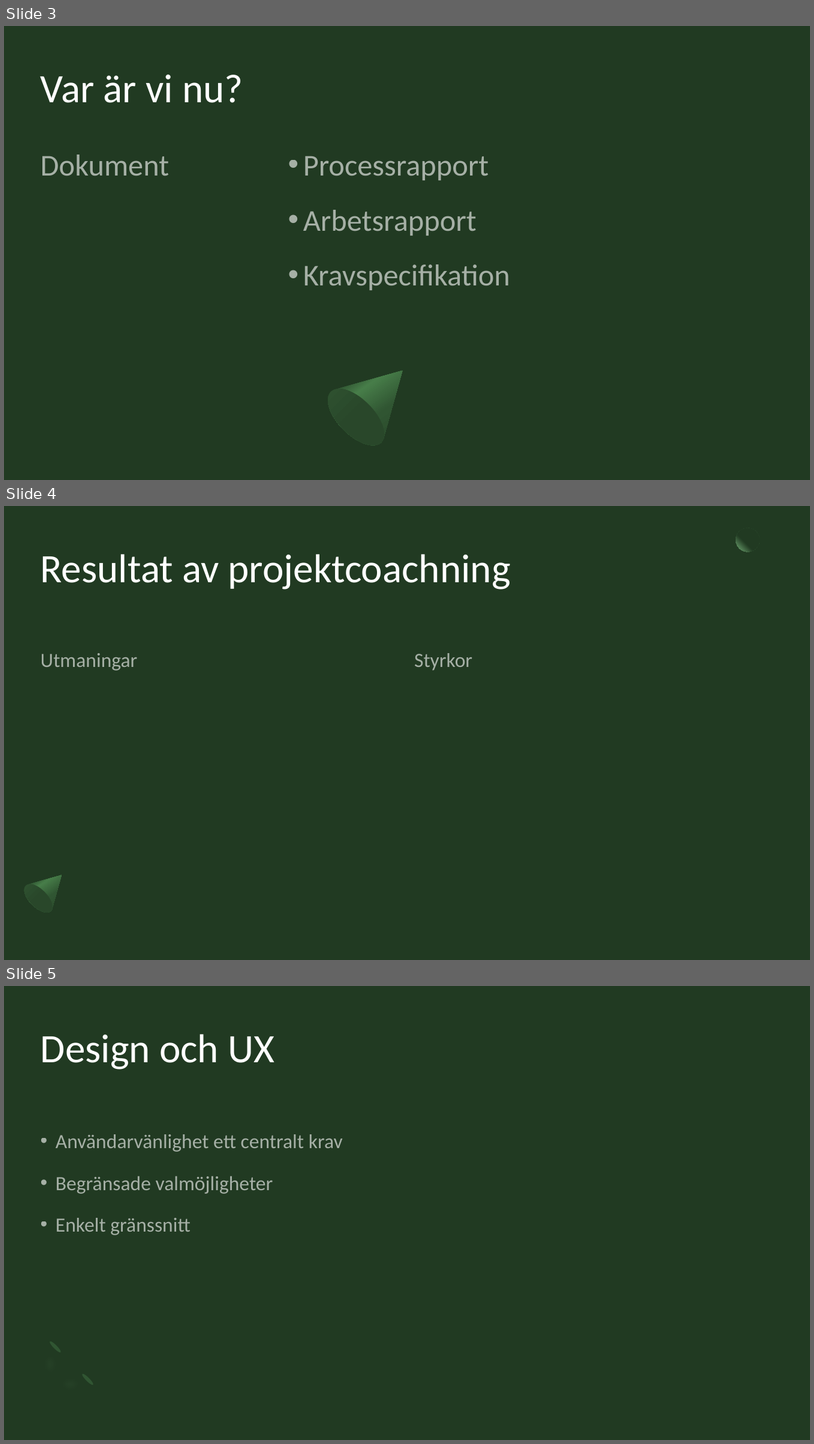
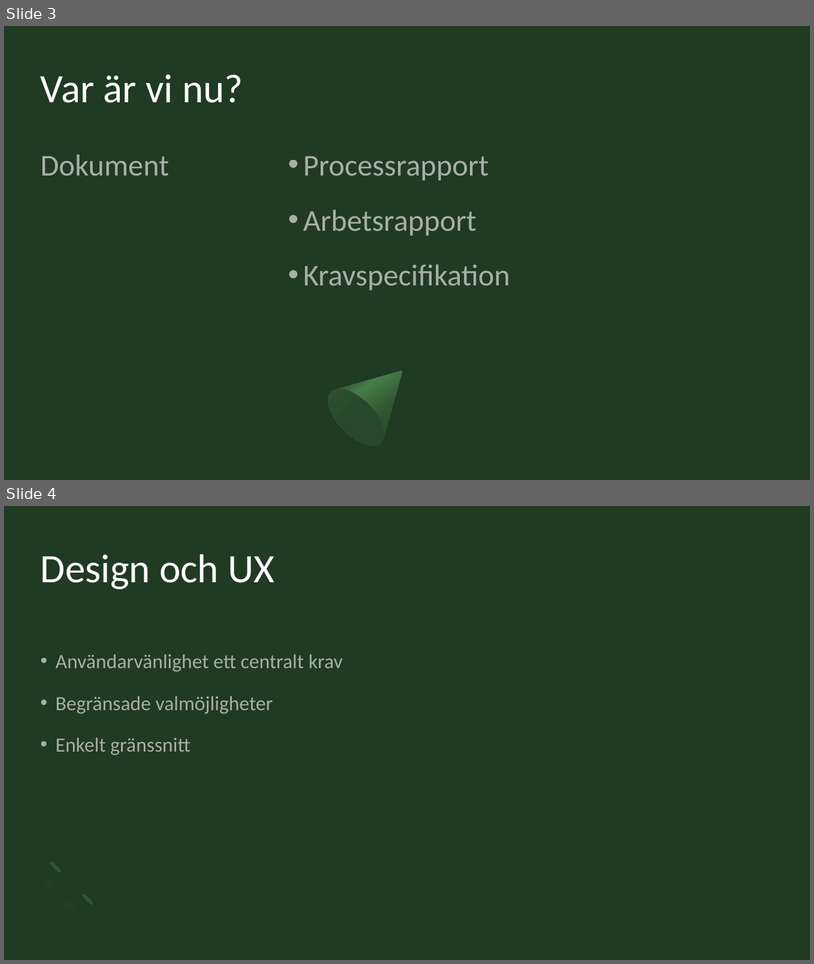
Before and after one commit to Sjofil/HASAB-IDA3, a slide deck: Delredovisning/Sustainable Forms presentation.pptx. Shown one above the other, each under a label of ours: slides 3, 4 and 5 before the commit, slides 3 and 4 after it. The pictures are 814x1444 and 814x964 pixels, drawn with LibreOffice and Linux fonts; fonts in the diff are those of the drawing. Boxes give left, top, right and bottom in pixels: in the first picture for what was removed or moved away, otherwise in the second. Text is boxed around its words. In the diff, an @@ line names an element or a change of style, - is before the commit and + after.

```diff
--- a/Delredovisning/Sustainable Forms presentation.pptx
+++ b/Delredovisning/Sustainable Forms presentation.pptx
@@ slide 4 removed at (4,506,810,960), background #213A22 @@
@@ ellipse removed at (737,528,760,552) @@
@@ title removed at (41,554,511,589) @@
-Resultat av projektcoachning
@@ text removed at (41,653,138,670) @@
-Utmaningar
@@ text removed at (414,653,473,670) @@
-Styrkor
@@ freeform shape removed at (19,862,74,917) @@
@@ ellipse removed at (20,879,57,918) @@
@@ what was slide 5 is now slide 4 @@
```
Also in this commit, not shown: 1 slide changed.
